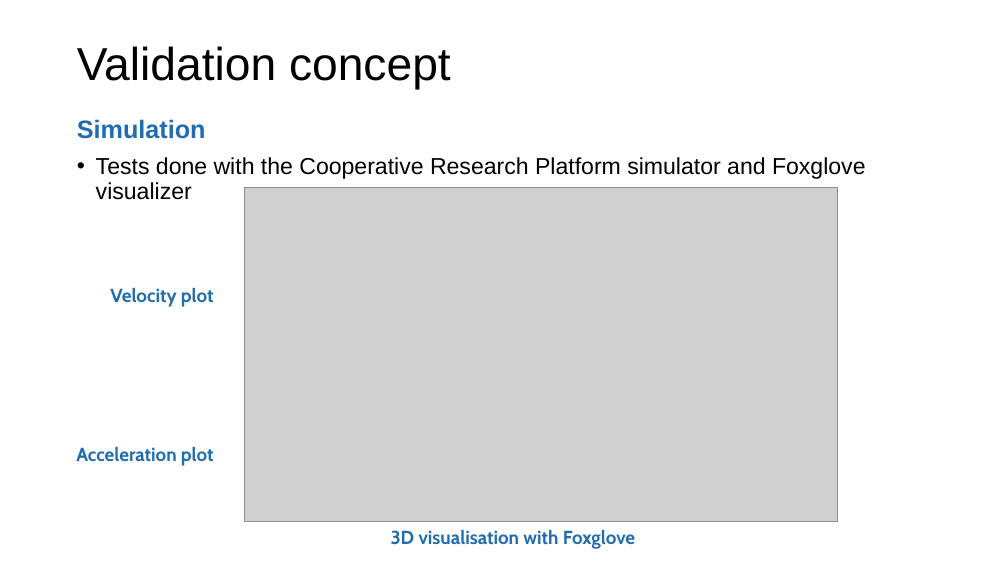
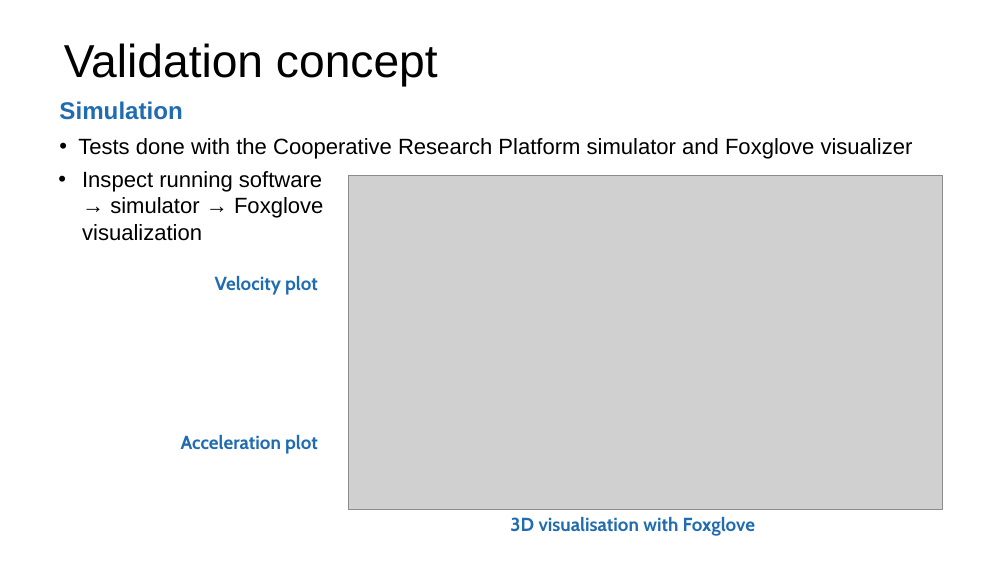
Before and after one commit to pedina/Automatic_emergency_brake_group2, a slide deck: slide 10 of doc/Automated_Emergency_Brake_Group_2.pptx. Drawn at 1008x567 pixels with LibreOffice and Linux fonts; fonts in the diff are those of the drawing; grey boxes stand for pictures; background and template pictures are left out. Boxes give left, top, right and bottom in pixels: in the first picture for what was removed or moved away, otherwise in the second. Text is boxed around its words. In the diff, an @@ line names an element or a change of style, - is before the commit and + after.

```diff
--- a/doc/Automated_Emergency_Brake_Group_2.pptx
+++ b/doc/Automated_Emergency_Brake_Group_2.pptx
@@ title "Validation concept": place and size @@
-title "Validation concept" at <box>77,46,451,90</box>
+title "Validation concept" at <box>64,43,438,87</box>
@@ text "Simulation": place and size @@
-text "Simulation" at <box>77,119,866,200</box>
+text "Simulation" at <box>59,101,913,159</box>
@@ text "Simulation" at <box>59,101,913,159</box>: size 24 to 23 pt in "Simulation"; size 22 to 21 pt in "Tests done with the Cooperative Research Platform ..." @@
@@ text added at <box>82,171,323,241</box>, 21 pt, text #000000 @@
+• Inspect running software → simulator → Foxglove visualization
@@ picture: place and size @@
-picture at <box>244,188,838,522</box>
+picture at <box>349,175,942,510</box>
@@ text "Velocity plot": place and size @@
-text "Velocity plot" at <box>76,288,214,466</box>
+text "Velocity plot" at <box>181,276,318,454</box>
@@ text "3D visualisation with Foxglove": place and size @@
-text "3D visualisation with Foxglove" at <box>391,530,635,549</box>
+text "3D visualisation with Foxglove" at <box>510,517,755,536</box>
```
Also in this commit, not shown: 4 other slides changed.
